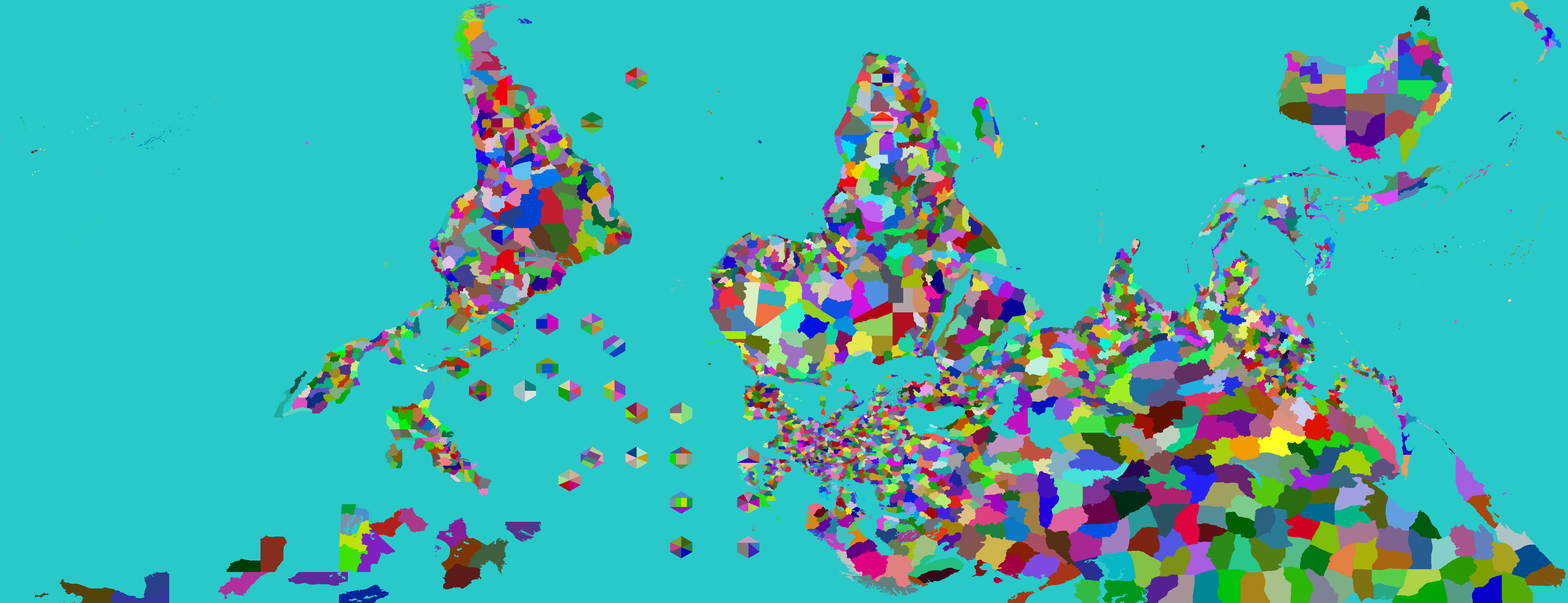
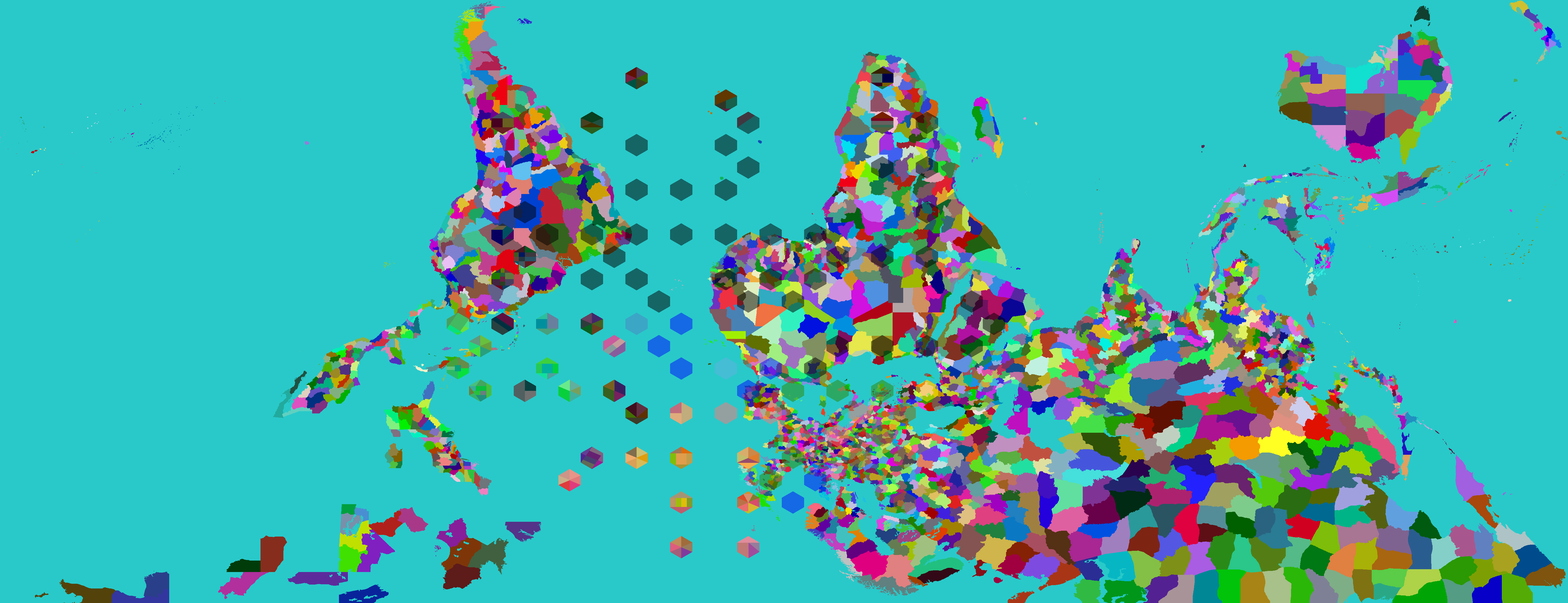
Before/after of a (1568, 603) layered artwork. What changed in the layer stack:
showed "Test" over [446, 67, 1006, 559]
painted on "Provinces" over [393, 89, 755, 451]
